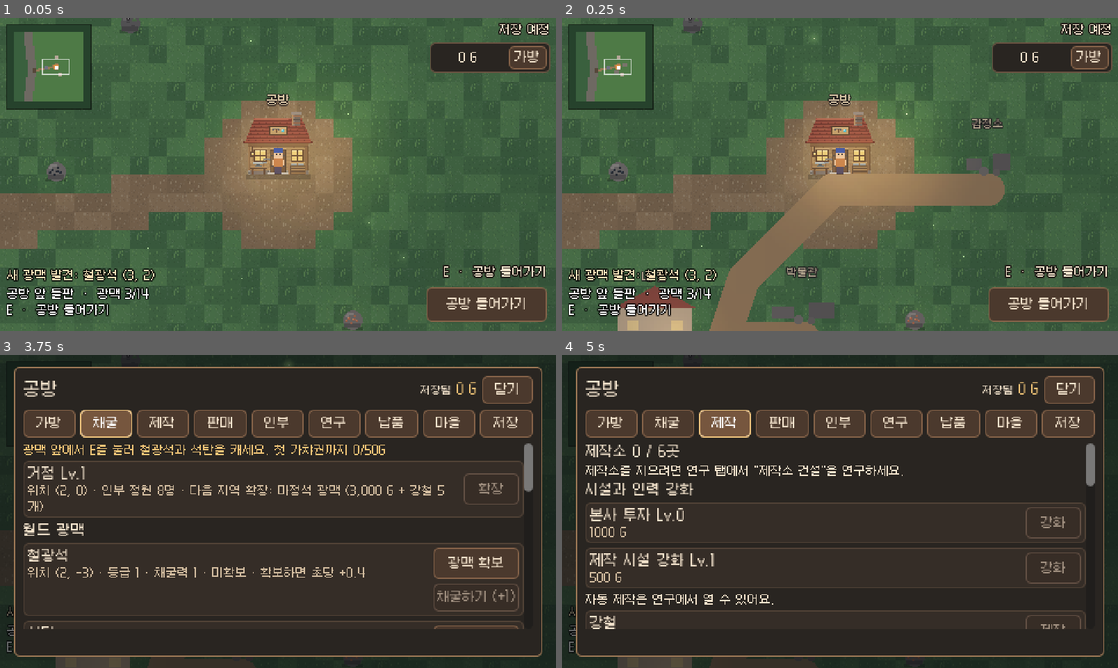
Above: before the commit, frames 1-4 (two rows, left to right).
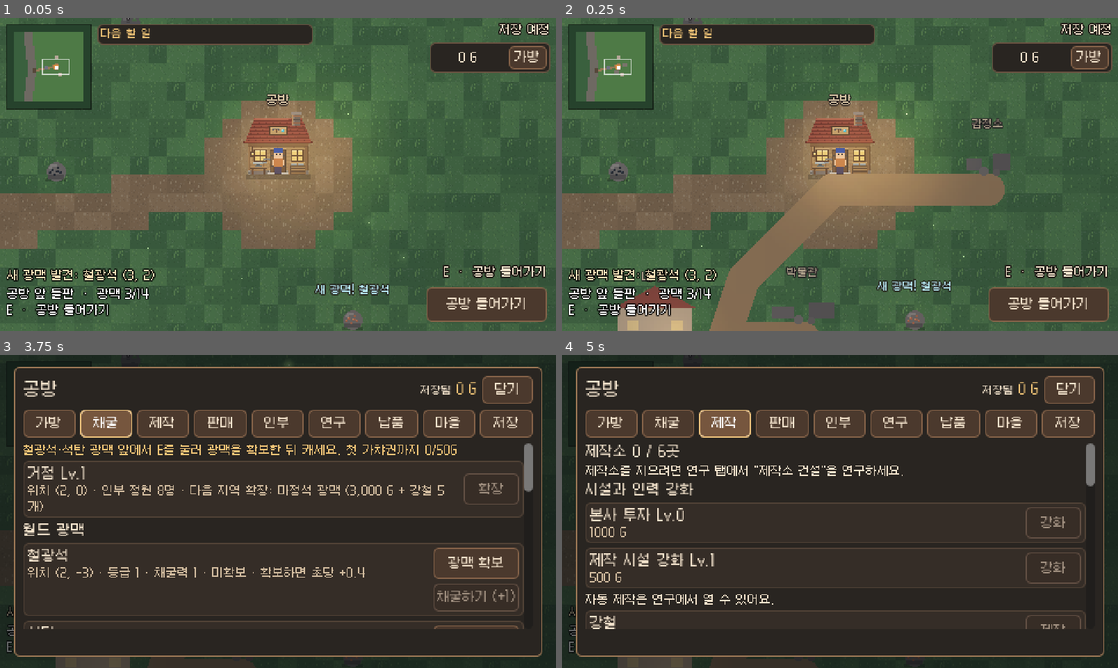
Above: after the commit, the same moments.

Repository: Bellsier/mining-workshop-godot
Game: Godot game, scene res://scenes/world/world_map.tscn
The game is run twice, just before and just after one commit, with the same random seed, the same clock (stepped at 60 frames per second) and the same inputs.
Inputs:
- Up to frame 1 (0.05 s): no input
- Up to frame 2 (0.25 s): no input
- Up to frame 3 (3.75 s): click "가방" at 0.5 s; click "닫기" at 1.25 s; click "공방 들어가기" at 2 s; click "가방" at 2.75 s; click "채굴" at 3.5 s
- Up to frame 4 (5 s): click "제작" at 4.25 s

The runs differ from the first frame. In frame 1, 2.9% of the frame differs, in the area x 17-70%, y 2-89%; in frame 2, 2.9%; in frame 3, 1.0%; in frame 4, nothing differs.

Commit message:
C: '다음 할 일' card in the world, rising texts where the player acts, a clearer first step
Playing from a new game, what to do next was only written inside the menu's 채굴 tab; the web shows it at all
times in the world view (#nextHint, '다음 할 일'). No save format, economy value or unlock rule changes:
- HUD: the '다음 할 일' card at the top left, next to the map, while the menu is closed, from the existing
  next_hint() (web updateNextHint). It fades while the player walks under it (web td-hint-under/near).
- World: texts rise from where the player acted (web tdAddFloat): '광맥 확보!', '+1 철광석' adding up over
  repeated presses (+2, +3 ...), and '새 광맥! <resource>' over a vein found by walking near it.
- First step: a new game's veins are not secured yet and the first E secures one; the hint said to press E
  to mine. It now says to secure the iron or coal vein first, then mine (only until one is secured).

Co-Authored-By: Claude Opus 5.5 <noreply@anthropic.com>
Claude-Session: https://claude.ai/code/session_01Ni93vnhU9bsfByP9NM4NRG

Diff:
--- a/scripts/workshop.gd
+++ b/scripts/workshop.gd
@@ -946,6 +946,9 @@
 		var step := ""
 		if float(state.inventory.get("steel", 0)) > 0.0 or _has(steel.need):
 			step = "공방 앞에서 열기 버튼을 눌러 강철을 만들어 파세요." if touch else "공방 앞에서 E를 눌러 강철을 만들어 파세요."
+		elif not world.mines.any(func(m: Dictionary) -> bool: return m.get("developmentState") == "secured" and m.resource in ["iron", "coal"]):
+			# The first press on a vein secures it (web secureMine); only then does it give ore.
+			step = "철광석·석탄 광맥 앞에서 행동 버튼으로 광맥을 확보한 뒤 캐세요." if touch else "철광석·석탄 광맥 앞에서 E를 눌러 광맥을 확보한 뒤 캐세요."
 		else:
 			step = "광맥 앞에서 행동 버튼으로 철광석과 석탄을 캐세요." if touch else "광맥 앞에서 E를 눌러 철광석과 석탄을 캐세요."
 		return step + " 첫 가챠권까지 " + progress
--- a/scripts/workshop_hud.gd
+++ b/scripts/workshop_hud.gd
@@ -109,6 +109,7 @@
 	add_child(surface)
 	surface.set_anchors_and_offsets_preset(Control.PRESET_FULL_RECT)
 	_build_bar(surface)
+	_build_hint(surface)
 	_build_overlay(surface)
 	_build_toast(surface)
 	_build_recovery(surface)
@@ -190,6 +191,7 @@
 	_overlay.hide()
 	_bar.show()
 	_save_indicator.show()
+	_update_hint()
 	_action.visible = not _action_label.is_empty()
 	_torch.visible = _torch_callback.is_valid()
 	_garden.visible = not _garden.text.is_empty()
@@ -250,6 +252,7 @@
 	for index in range(_tab_buttons.size()):
 		_tab_buttons[index].visible = not only_inventory or index in [TAB_INVENTORY, TAB_SAVE]
 	_bar.hide()
+	_hint_card.hide()
 	_save_indicator.hide()
 	_action.hide()
 	_torch.hide()
@@ -261,6 +264,56 @@
 	_scroll.scroll_vertical = 0
 	_rendered_tab = -1 # start at the top, not at the place kept from the last drawing
 	_refresh(true)
+
+## The "다음 할 일" card (web #nextHint in the world view): what to do next, at the top left next to the map, while
+## the menu is closed. It fades while the player walks under it (web td-hint-under / td-hint-near).
+var _hint_card: PanelContainer
+var _hint_text: Label
+
+func _build_hint(surface: Control) -> void:
+	_hint_card = PanelContainer.new()
+	_hint_card.mouse_filter = Control.MOUSE_FILTER_IGNORE
+	surface.add_child(_hint_card)
+	_hint_card.position = Vector2(84, 5)
+	_hint_card.custom_minimum_size = Vector2(186, 0)
+	_hint_card.size = Vector2(186, 0)
+	var lines := VBoxContainer.new()
+	lines.mouse_filter = Control.MOUSE_FILTER_IGNORE
+	lines.add_theme_constant_override("separation", 1)
+	_hint_card.add_child(lines)
+	var title := _label("다음 할 일", 9)
+	title.mouse_filter = Control.MOUSE_FILTER_IGNORE
+	title.add_theme_color_override("font_color", Color("f1c577"))
+	lines.add_child(title)
+	_hint_text = _label("", 9)
+	_hint_text.mouse_filter = Control.MOUSE_FILTER_IGNORE
+	_hint_text.autowrap_mode = TextServer.AUTOWRAP_WORD_SMART
+	_hint_text.max_lines_visible = 3
+	_hint_text.text_overrun_behavior = TextServer.OVERRUN_TRIM_ELLIPSIS
+	_hint_text.custom_minimum_size.x = 178
+	lines.add_child(_hint_text)
+	_hint_card.hide()
+
+func _update_hint() -> void:
+	var hint: String = str(_workshop.call("next_hint")) if _workshop.has_method("next_hint") else ""
+	if hint != _hint_text.text:
+		_hint_text.text = hint
+		_hint_card.reset_size()
+	_hint_card.visible = not hint.is_empty() and not is_workshop_open() and not _workshop.input_frozen()
+
+func _process(_delta: float) -> void:
+	if _hint_card == null or not _hint_card.visible or not is_instance_valid(_workshop):
+		return
+	var walker: Variant = _workshop.get("player")
+	var alpha := 1.0
+	if walker is Node2D and is_instance_valid(walker) and (walker as Node2D).is_inside_tree():
+		var at: Vector2 = (walker as Node2D).get_global_transform_with_canvas().origin
+		var area := _hint_card.get_global_rect()
+		if area.grow(6).has_point(at):
+			alpha = 0.15
+		elif area.grow(40).has_point(at):
+			alpha = 0.5
+	_hint_card.modulate.a = move_toward(_hint_card.modulate.a, alpha, 0.1)
 
 func _build_bar(surface: Control) -> void:
 	_save_indicator = _label("", 10)
@@ -426,6 +479,7 @@
 	_gold.text = format_quantity(float(_workshop.get("state").get("gold", 0))) + " G"
 	_panel_gold.text = _gold.text
 	if not is_workshop_open():
+		_update_hint()
 		return
 	var state: Dictionary = _workshop.call("snapshot")
 	var gold := float(state.get("gold", 0))
--- /dev/null
+++ b/scripts/world/world_floats.gd
@@ -0,0 +1,65 @@
+extends Node2D
+## Texts that rise from where the player acted (web render.js tdAddFloat / TD_FLOAT): "+1 철광석" over the vein that
+## was mined, "광맥 확보!" over the one secured. A float of the same unit still rising from the same point takes the
+## new amount in (+1 → +2 철광석) instead of adding a line; at most three lines stack at one point. Drawn above the
+## dusk. Drawing only: nothing here is saved.
+
+const FONT := preload("res://fonts/Galmuri9.ttf")
+## web TD_FLOAT: how long a float shows (ms), how many stack at one point, the gap between stacked lines; a float
+## rises RISE world pixels as it fades.
+const MS := 1200.0
+const MAX_PER_POINT := 3
+const LINE := 11.0
+const RISE := 17.0
+const OK_COLOR := Color("fff3b0")
+
+var floats: Array = []
+
+
+func _ready() -> void:
+	z_index = 4002
+	z_as_relative = false
+
+
+## `at` in world pixels, the ground point of what was acted on; `lift` how far above it the float starts.
+func add(text: String, at: Vector2, color := OK_COLOR, lift := 24.0, unit := "", amount := 0.0) -> void:
+	var now := float(Time.get_ticks_msec())
+	var live: Array = floats.filter(func(f: Dictionary) -> bool: return f.at == at and now - f.t0 < MS)
+	if not unit.is_empty():
+		for f: Dictionary in live:
+			if f.unit == unit:
+				f.amount += amount
+				f.text = "+%s %s" % [_format(f.amount), unit]
+				f.t0 = now
+				return
+	if live.size() >= MAX_PER_POINT:
+		floats.erase(live[0])
+		live.pop_front()
+		for i in live.size():
+			live[i].stack = i
+	floats.append({"text": text, "at": at, "t0": now, "color": color, "lift": lift, "stack": live.size(), "unit": unit, "amount": amount})
+
+
+static func _format(v: float) -> String:
+	return str(int(v)) if is_equal_approx(v, roundf(v)) else "%.1f" % v
+
+
+func _process(_delta: float) -> void:
+	if floats.is_empty():
+		return
+	var now := float(Time.get_ticks_msec())
+	floats = floats.filter(func(f: Dictionary) -> bool: return now - f.t0 < MS)
+	queue_redraw()
+
+
+func _draw() -> void:
+	var now := float(Time.get_ticks_msec())
+	for f: Dictionary in floats:
+		var k := clampf((now - f.t0) / MS, 0.0, 1.0)
+		var size := FONT.get_string_size(f.text, HORIZONTAL_ALIGNMENT_LEFT, -1, 9)
+		var y: float = f.at.y - f.lift - f.stack * LINE - k * RISE
+		var at := Vector2(roundf(f.at.x - size.x / 2.0), roundf(y))
+		var c: Color = f.color
+		c.a = 1.0 - k * k
+		draw_string_outline(FONT, at, f.text, HORIZONTAL_ALIGNMENT_LEFT, -1, 9, 3, Color(0.13, 0.1, 0.09, c.a))
+		draw_string(FONT, at, f.text, HORIZONTAL_ALIGNMENT_LEFT, -1, 9, c)
--- a/scripts/world/world_map.gd
+++ b/scripts/world/world_map.gd
@@ -18,6 +18,7 @@
 const FONT := preload("res://fonts/Galmuri9.ttf")
 const Sprites := preload("res://scripts/world/world_sprites.gd")
 const WorldSway := preload("res://scripts/world/world_sway.gd")
+const WorldFloats := preload("res://scripts/world/world_floats.gd")
 
 const UNIT := 64.0
 const REACH := 0.6
@@ -45,6 +46,7 @@
 var objects: Node2D
 ## The scenery as last drawn (the sway layer draws its trees and grass from it every frame).
 var scenery_now: Array = []
+var floats: Node2D
 
 func _ready() -> void:
 	var game := get_node_or_null("/root/Game")
@@ -77,6 +79,9 @@
 	add_child(objects)
 	objects.setup(_economy(), state, player)
 	sway.setup(self, objects.light)
+	floats = WorldFloats.new()
+	floats.name = "Floats"
+	add_child(floats)
 	if state.tunnel_unlocked and entry == "FromTunnel":
 		_add_passage_door() # legacy trial route only; normal play stays on one map
 	_build_ui()
@@ -239,6 +244,9 @@
 
 func _on_discovered(mine: Dictionary) -> void:
 	show_toast("새 광맥 발견: %s (%d, %d)" % [WorldData.resource_name(mine.resource), int(mine.x), int(mine.y)])
+	# a float over the vein itself, so the find is seen where it is
+	if floats != null:
+		floats.add("새 광맥! " + WorldData.resource_name(mine.resource), to_px(Vector2(mine.x, mine.y)), Color("bff3ff"))
 	queue_redraw()
 
 func _build_ui() -> void:
@@ -476,9 +484,14 @@
 				"secure":
 					if economy.secure_vein(str(t.id)):
 						show_toast("확보!")
+						floats.add("광맥 확보!", to_px(Vector2(t.x, t.y)))
 						queue_redraw()
 				"mine":
-					economy.mine_vein(str(t.id))
+					var vein: Dictionary = state.mine_by_id(str(t.id))
+					if economy.mine_vein(str(t.id)):
+						var amount: float = float(vein.miningPower) * float(economy._multiplier())
+						var name: String = WorldData.resource_name(vein.resource)
+						floats.add("+%s %s" % [WorldFloats._format(amount), name], to_px(Vector2(t.x, t.y)), WorldFloats.OK_COLOR, 24.0, name, amount)
 				_:
 					show_toast(str(t.label))
 		"base":
Not shown, added: scripts/world/world_floats.gd.uid
